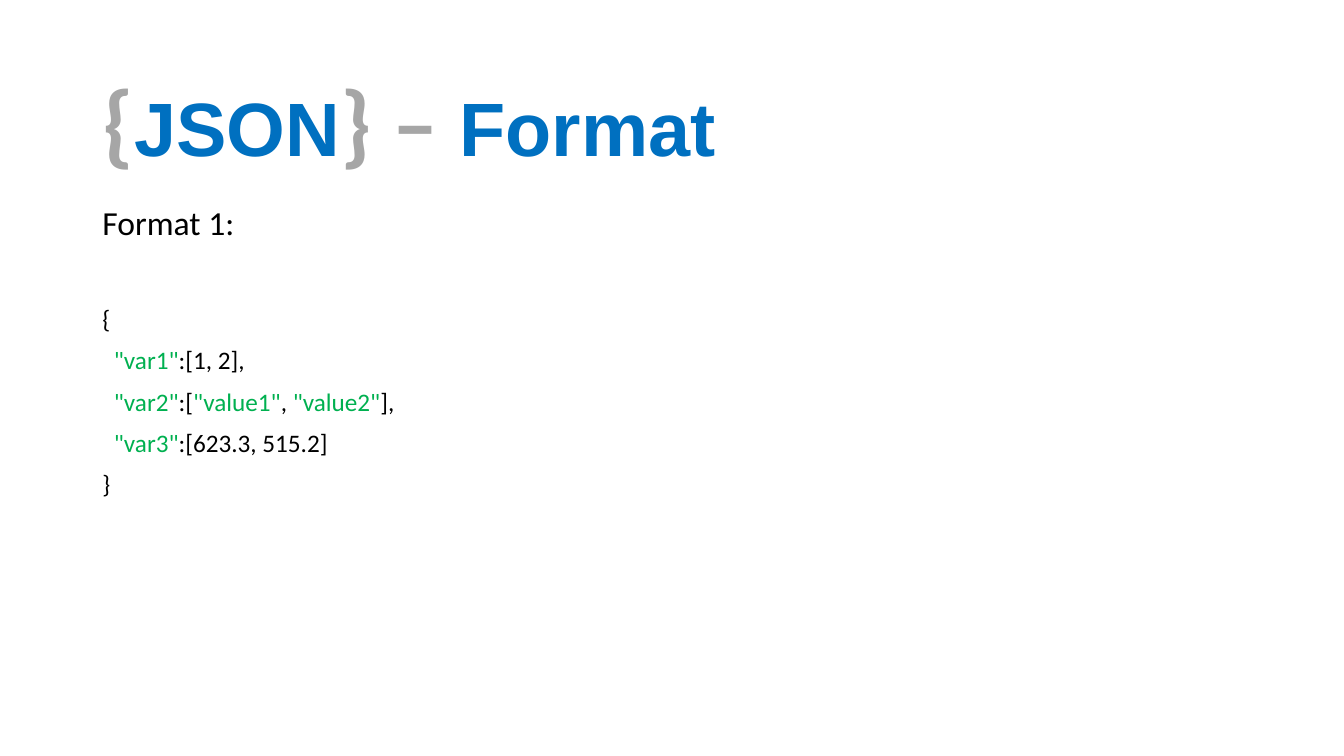
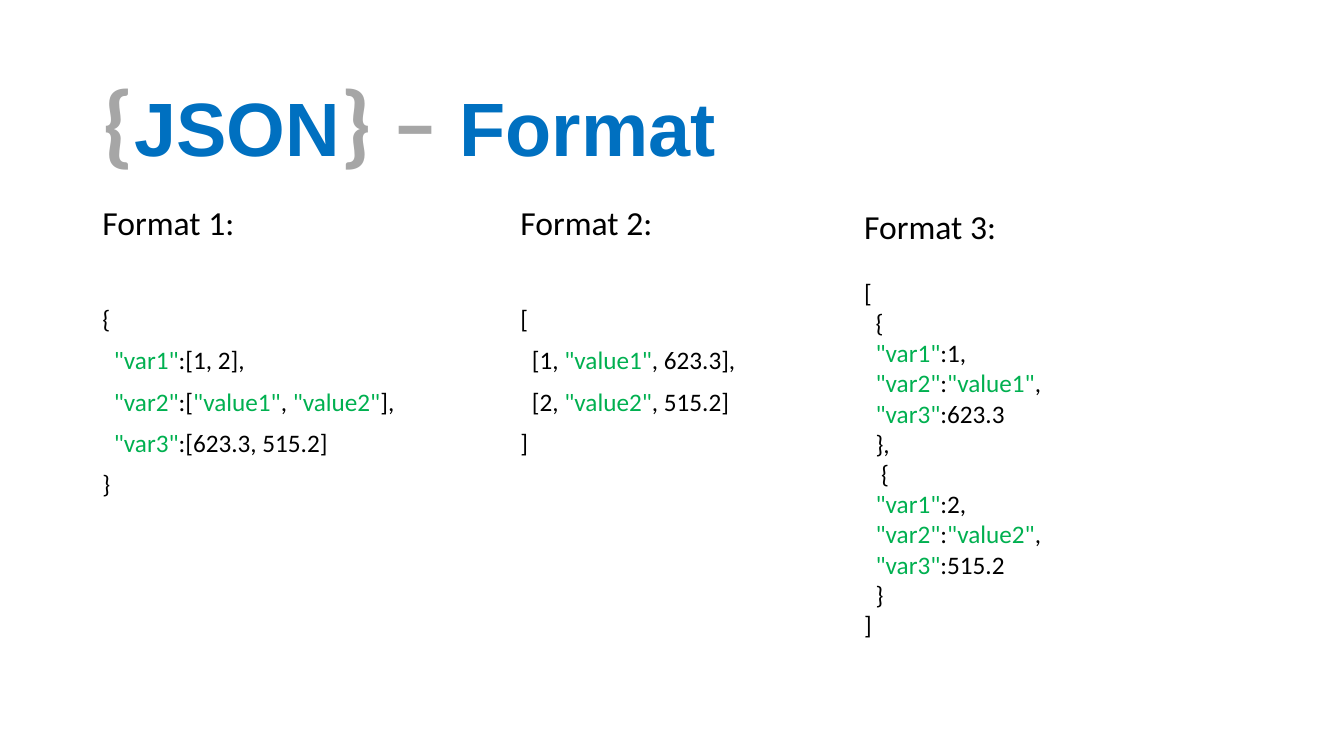
Before and after one commit to aephidayatuloh/basic_r_json, a slide deck: slide 13 of Introduction To R & JSON.pptx (slide 12 before the commit). Drawn at 1344x756 pixels with LibreOffice and Linux fonts; fonts in the diff are those of the drawing; background and template pictures are left out. Boxes give left, top, right and bottom in pixels: in the first picture for what was removed or moved away, otherwise in the second. Text is boxed around its words. In the diff, an @@ line names an element or a change of style, - is before the commit and + after.

```diff
--- a/Introduction To R & JSON.pptx
+++ b/Introduction To R & JSON.pptx
@@ text added at box(520, 213, 735, 415), 18 pt, text #000000 @@
+Format 2:
+[
+[1, "value1", 623.3],
+[2, "value2", 515.2]
+]
@@ text added at box(864, 217, 1041, 574), 18 pt, text #00B050 @@
+Format 3:
+[
+{
+"var1":1,
+"var2":"value1",
+"var3":623.3
+},
+{
+"var1":2,
+"var2":"value2",
+"var3":515.2
+}
+]
```
Also in this commit, not shown: 7 other slides changed, 6 slides added, 4 slides removed.
